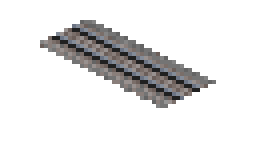
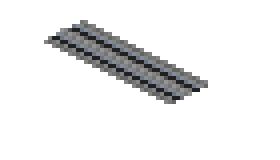
Layer changes from the first 280x160 image to the second:
renamed "Layer 5" to "Layer 10", painted on it over [40, 20, 216, 108]
